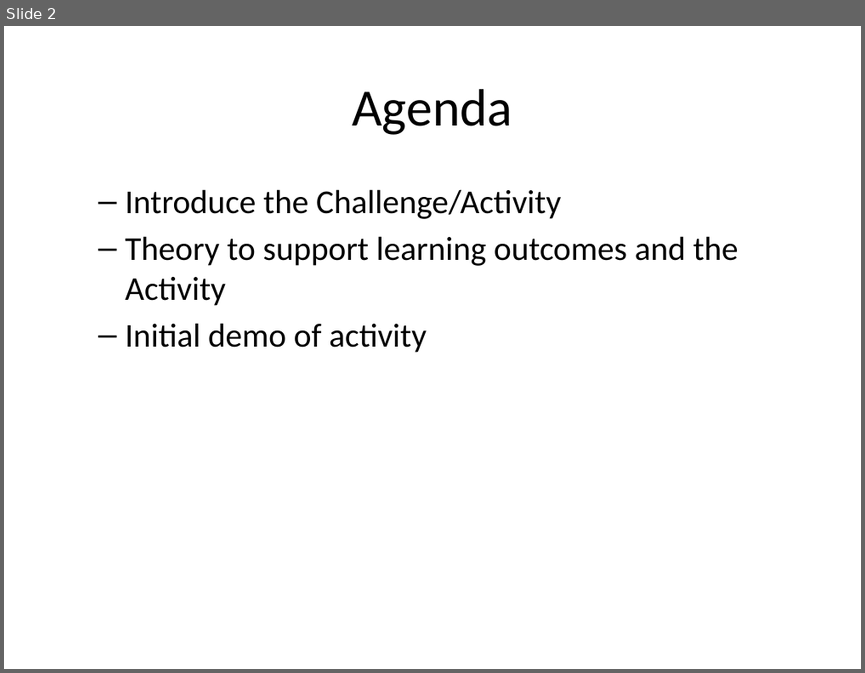
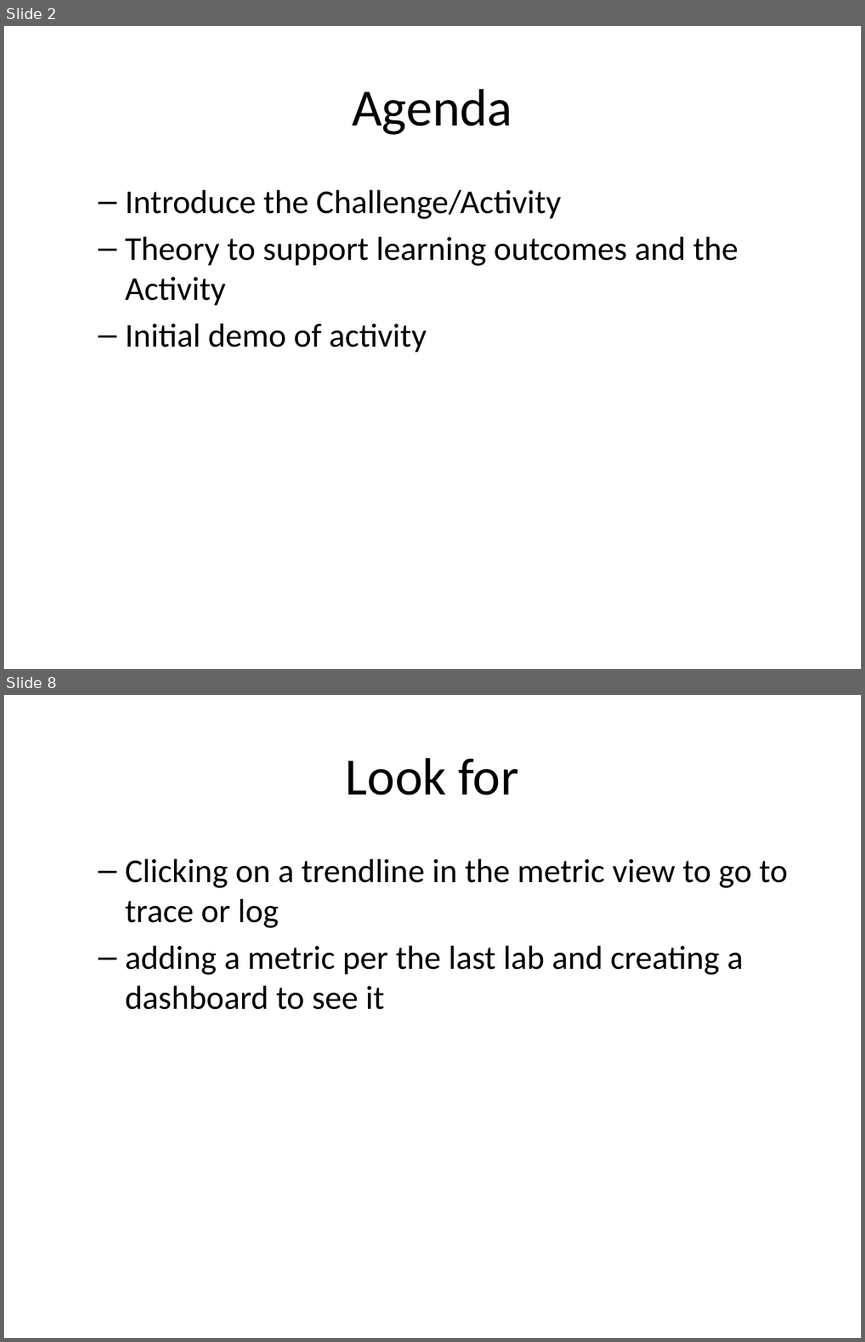
Before and after one commit to rhildred/INFO8985, a slide deck: microservice_analysis/slides.pptx. Shown one above the other, each under a label of ours: slide 2 before the commit, slides 2 and 8 after it; the slides between them are not shown. The pictures are 865x673 and 865x1342 pixels, drawn with LibreOffice and Linux fonts; fonts in the diff are those of the drawing. Boxes give left, top, right and bottom in pixels: in the first picture for what was removed or moved away, otherwise in the second. Text is boxed around its words. In the diff, an @@ line names an element or a change of style, - is before the commit and + after.

```diff
--- a/microservice_analysis/slides.pptx
+++ b/microservice_analysis/slides.pptx
@@ slide 8 added at <box>4,695,861,1338</box>, background #FFFFFF @@
@@ title added at <box>346,758,518,795</box>, 44 pt, text #000000 @@
+Look for
@@ text added at <box>125,858,787,1009</box>, 28 pt, text #000000 @@
+  – Clicking on a trendline in the metric view to go to trace or log
+  – adding a metric per the last lab and creating a dashboard to see it
```
Also in this commit, not shown: 9 other slides added, 11 other files.
